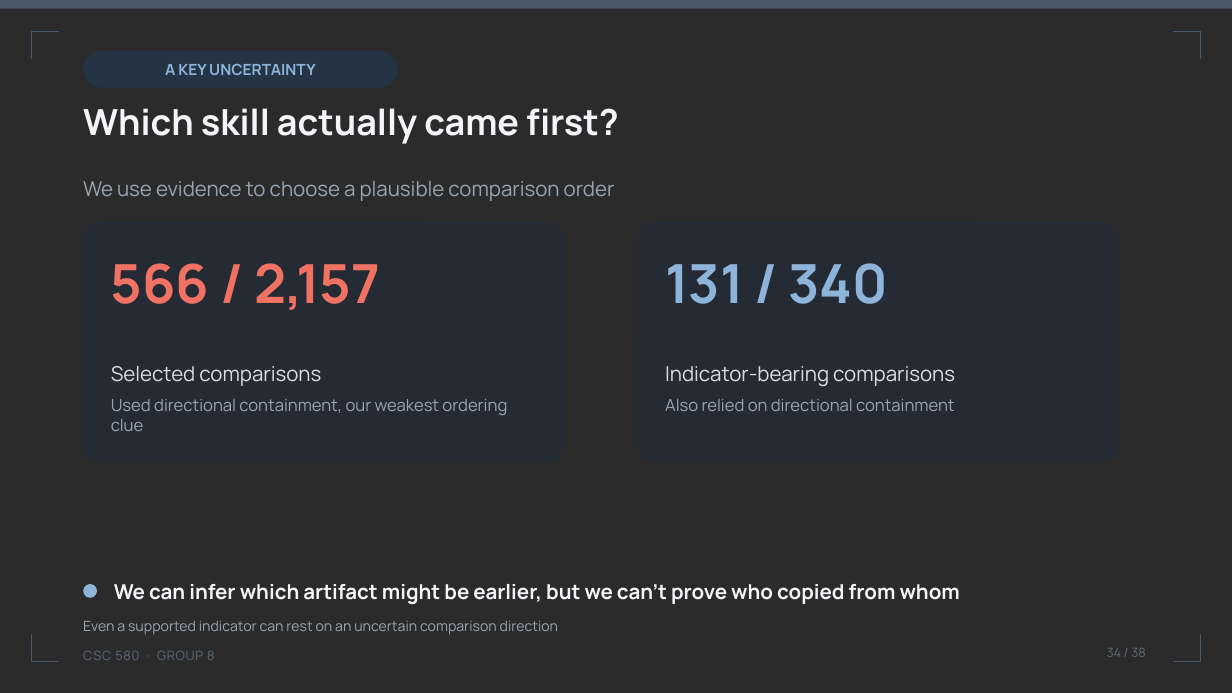
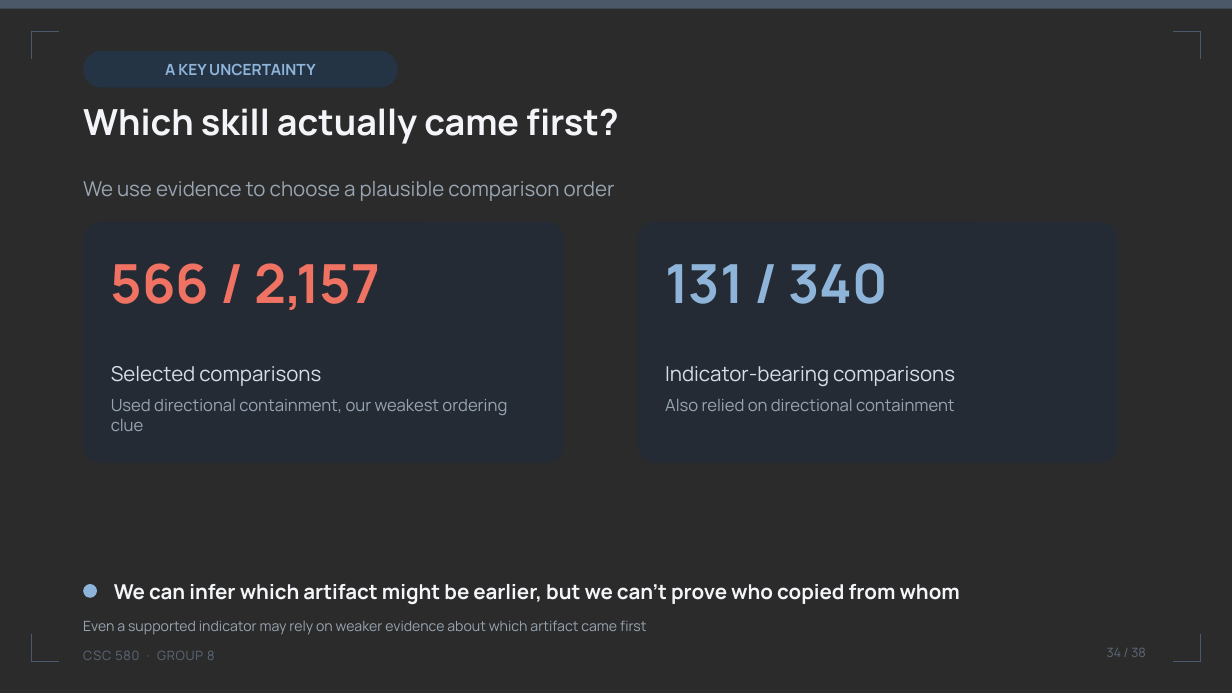
Before and after one commit to umdnp/csc580-project8, a slide deck: slide 34 of docs/group8_final_presentation.pptx. Drawn at 1232x693 pixels with LibreOffice and Linux fonts; fonts in the diff are those of the drawing; background and template pictures are left out; a plain dark background stands for a picture behind light text. Boxes give left, top, right and bottom in pixels: in the first picture for what was removed or moved away, otherwise in the second. Text is boxed around its words. In the diff, an @@ line names an element or a change of style, - is before the commit and + after.

```diff
--- a/docs/group8_final_presentation.pptx
+++ b/docs/group8_final_presentation.pptx
@@ text at box(83, 620, 646, 635): text changed @@
-Even a supported indicator can rest on an uncertain comparison direction
+Even a supported indicator may rely on weaker evidence about which artifact came first
```
Also in this commit, not shown: 7 other slides changed.
